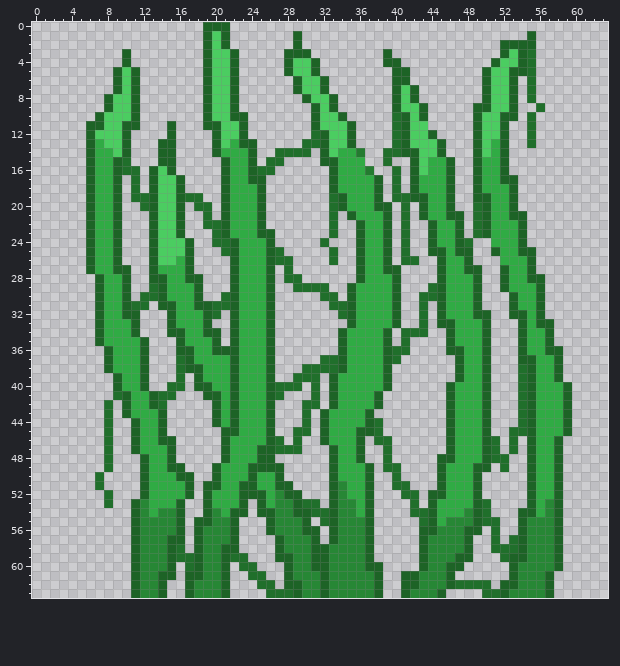
Two states of a pixel-art sprite, UpperManagement/Assets/Sprites/Steams.png. This is how it looked before the edit.
The file is 128x128 pixels, drawn in blocks of 2x2; one block is one cell here.
The result:
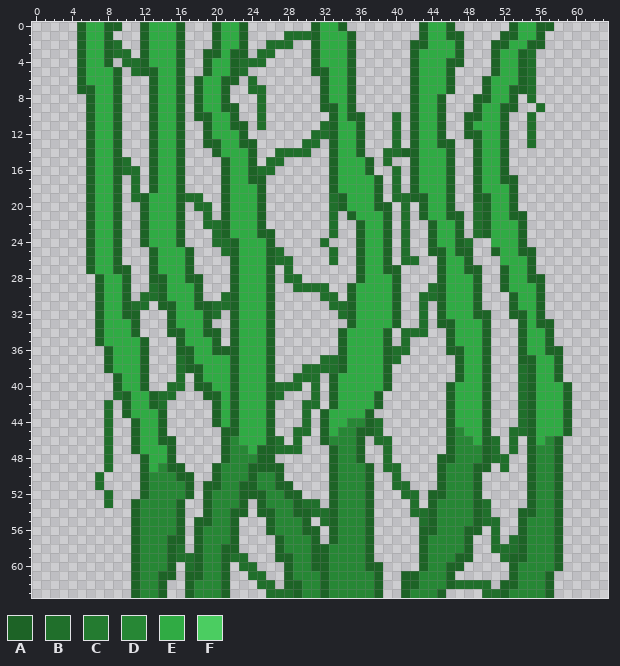
Palette (. is transparent): A #1d6326  B #206f2b  C #247b30  D #278735  E #30ab44  F #4bcd61
Changes in this commit:
Changed rows in their new state; - is an unchanged pixel.
first column x 5:
 0 AEEAA--AEEEA--.-EEA-------AEEA--------AEEA------AEEAA
 1 AEEA---AEEEA--.AEEA----BBBAEEEA-------AEEAA----AAEEA-
 2 AEEAB--AEEEA--.AEEA--BBB.-AEEEA------AAEEEA---A-EE-A-
 3 AEEABB-AEEEA---AE-A-BB-...AEEEA---.--AEEEEA---AEE----
 4 AEEA-BBAEEEA---EE-BBB--...-EEEA---..-AEEEAA----EE----
 5 AEEE-.BAAEEA---EE-B----...-AEEA----..AEEEA---.AEE----
 6 AEEE-..-AEEA-AEEA--B----...-EEA----..AEEEA----EEEA---
 7 AAEE-..-AEEA-AEEA.-BB---...-EEA----..-EEEA----EE-A---
 8 -AEEA..-AEEA-AEEA.--B----..AEEA----..-EEA---A-EE-----
 9 -AEEA..-AEEA-AEEA---B-----.A-EA----..AEEA----EEA-----
10 -AEEA..-AEEA-A-EE-.-B-----..AEAA----.AEEA--A-EE-.----
11 --EEA..-AEEA---EEA--B-----.BAEEA----.AEEA--AEEE------
12 --EEA.--AEEA--AEEE---------BAEEA----.AEEA--A-EE------
13 ---EA.--AEEA--A-E----------.AEEA----.AEE-A---E-------
14 ----A.--AEEA---------------.A--A------EEEA---E-------
15 --------AEEA---------------.----A-----E--------------
16 ---------EEA--------------------A-----E--------------
17 ---------EE------------------------------------------
18 ---------EE------------------------------------------
19 -------AEEE------------------------------------------
20 -------AEEE------------------------------------------
21 -------AEEE------------------------------------------
22 -------AEEE------------------------------------------
23 -------AEEE------------------------------------------
24 -------AEEEA.----------------------------------------
25 ---------EEE-----------------------------------------
26 ---------EE------------------------------------------
first column x 13:
44 ----------------------DD---------------------
45 ---------------------DD-----------D----------
46 ---------D----------DDD-----------DD--------D
47 ---------DD----------DD-----------DDD------DD
48 ---------DDD---------DD-----------DDD------DD
49 -D------DDD----------DDD---------DDD-------DD
50 DDD-----DDD-DD-------DDD---------DDD-------DD
51 DDDD----DD--DD--------DD---------DDD-------DD
52 DDDD---DDD---D--------DD---------DDD-------DD
53 DDD----DDD---D---------D--------DDDD-------D-
54 D-------D--------------D--------DDD--------D-
55 --------------------------------D------------
Boxes around the changes in both pictures, in picture pixels (x1, y1, x2, y2):
changed: (77, 22, 554, 265)
changed: (329, 418, 365, 517)
changed: (437, 427, 482, 526)
changed: (149, 436, 275, 517)
changed: (536, 436, 554, 517)
